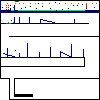
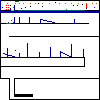
The second (100, 100) image is a revision of the first. Changes to its layers:
painted on "movementTest.png" over (18, 8, 85, 11)
